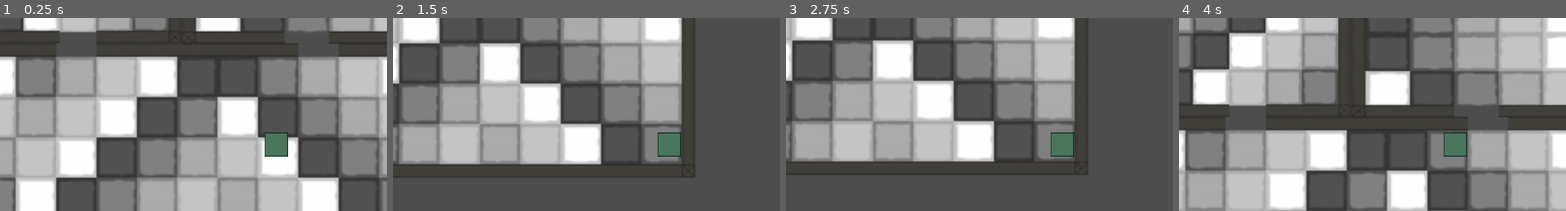
Above: before the commit, frames 1-4 (left to right).
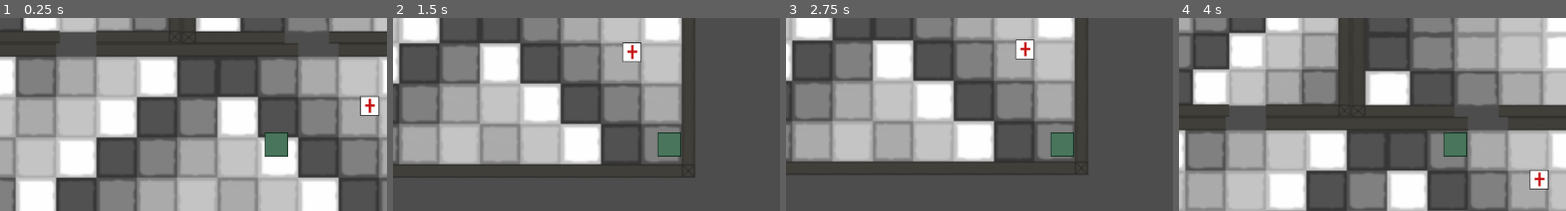
Above: after the commit, the same moments.

Repository: BZOgletree/piratesoftware-game-jab-01-2025
Game: Godot game, scene res://Scenes/Floor5 (Second Level)/floor_5_level_2.tscn
The game is run twice, just before and just after one commit, with the same random seed, the same clock (stepped at 60 frames per second) and the same inputs. This scene is started directly instead of the project's main scene.
Inputs:
- Up to frame 1 (0.25 s): no input
- Up to frame 2 (1.5 s): hold D (Right) 0.53-1.28 s; tap E (Bite) at 0.6 s; hold S (Down) from 1.28 s (still down); tap Q (Claw) at 1.35 s
- Up to frame 3 (2.75 s): tap Enter at 2 s; release S (Down) at 2.03 s; hold D (Right) from 2.03 s (still down); tap E (Bite) at 2.1 s
- Up to frame 4 (4 s): tap Space at 2.75 s; release D (Right) at 2.78 s; hold W (Up) 2.78-3.53 s; tap Q (Claw) at 2.85 s; hold A (Left) from 3.53 s (still down); tap E (Bite) at 3.6 s
The pictures show only the part of the screen within x 14-64%, y 24-74%; the shares and areas given below are measured in that part.

The runs differ from the first frame. In frame 1, 0.5% of the frame differs, in the area x 92-98%, y 40-51%; in frame 2, 0.5%; in frame 3, 0.5%, in the area x 59-65%, y 11-22%; in frame 4, 0.5%.
Error after the commit: Invalid access to property or key 'global_position' on a base object of type 'Nil'. (res://Scripts/target.gd:50)

Commit message:
Floor 6 mapped

Diff:
--- a/game-jam-2025/Scenes/Floor5 (Second Level)/floor_5_level_2.tscn
+++ b/game-jam-2025/Scenes/Floor5 (Second Level)/floor_5_level_2.tscn
@@ -1,10 +1,11 @@
-[gd_scene load_steps=6 format=3 uid="uid://crp6snhlaouel"]
+[gd_scene load_steps=7 format=3 uid="uid://crp6snhlaouel"]
 
 [ext_resource type="PackedScene" uid="uid://dxr2c2s06ssrf" path="res://Scenes/Floor5 (Second Level)/floor_5_(second_level).tscn" id="1_ax2td"]
 [ext_resource type="PackedScene" uid="uid://budn5kngr202o" path="res://Scenes/player.tscn" id="2_6bwcw"]
 [ext_resource type="PackedScene" uid="uid://6s2y2bkxqfef" path="res://Scenes/hud.tscn" id="3_o4ibg"]
 [ext_resource type="PackedScene" uid="uid://bcosepain78m5" path="res://Scenes/stopwatch.tscn" id="4_ghnu4"]
 [ext_resource type="PackedScene" uid="uid://b5onfjpq3c8uj" path="res://Scenes/escape_location.tscn" id="5_s2phr"]
+[ext_resource type="PackedScene" uid="uid://ua7jj7xp0xja" path="res://Scenes/target.tscn" id="6_0ychp"]
 
 [node name="floor-2-level" type="Node2D"]
 position = Vector2(-720.814, -352.398)
@@ -24,3 +25,7 @@
 
 [node name="EscapeLocation" parent="." instance=ExtResource("5_s2phr")]
 position = Vector2(126.403, 58.4074)
+
+[node name="Target" parent="." node_paths=PackedStringArray("player") instance=ExtResource("6_0ychp")]
+position = Vector2(1463.45, 547.908)
+player = NodePath("../Player")
--- /dev/null
+++ b/game-jam-2025/Scenes/Floor6 (First level)/f_6r_1_4.tscn
@@ -0,0 +1,63 @@
+[gd_scene load_steps=9 format=3 uid="uid://d1b113nhkwvla"]
+
+[ext_resource type="Texture2D" uid="uid://enxind4ovc18" path="res://Assets/Floor6/F6R1-4.png" id="1_60irg"]
+
+[sub_resource type="NavigationPolygon" id="NavigationPolygon_alket"]
+vertices = PackedVector2Array(279.305, 131.523, 283.547, 222.031, 193.039, 219.203, 190.211, 288.5, 174.656, 287.086, 170.414, 220.617, -191.625, 222.031, -282.133, 222.031, -283.547, -224.859, 283.547, -224.859, 283.547, -137.18, -171.828, 223.445, -173.242, 315.367, -187.383, 315.367, 282.133, -108.891, 344.359, -137.18, 345.773, -117.383, 282.133, 101.82, 352.844, 123.039, 352.844, 108.891)
+polygons = Array[PackedInt32Array]([PackedInt32Array(0, 1, 2), PackedInt32Array(2, 3, 4, 5), PackedInt32Array(6, 7, 8, 9, 10), PackedInt32Array(11, 12, 13, 6), PackedInt32Array(2, 5, 11, 6, 10, 14), PackedInt32Array(15, 16, 14, 10), PackedInt32Array(2, 14, 17, 0), PackedInt32Array(18, 0, 17, 19)])
+outlines = Array[PackedVector2Array]([PackedVector2Array(-283.55, -224.86, 283.55, -224.86, 283.55, -137.179, 344.361, -137.179, 345.775, -117.38, 282.136, -108.894, 282.136, 101.823, 352.846, 108.894, 352.846, 123.037, 279.307, 131.522, 283.55, 222.032, 193.04, 219.203, 190.212, 288.5, 174.655, 287.085, 170.413, 220.617, -171.827, 223.446, -173.241, 315.37, -187.383, 315.37, -191.626, 222.032, -282.136, 222.032)])
+agent_radius = 0.0
+
+[sub_resource type="TileSetAtlasSource" id="TileSetAtlasSource_krdja"]
+texture = ExtResource("1_60irg")
+16:20/size_in_atlas = Vector2i(38, 31)
+16:20/0 = 0
+16:20/0/physics_layer_0/polygon_0/points = PackedVector2Array(283.55, -137.179, 284.964, -226.274, -284.964, -226.274, -286.378, 222.032, -195.869, 220.617, -195.869, 233.345, -296.278, 233.345, -294.864, -237.588, 294.864, -236.174, 294.864, -140.007)
+16:20/0/navigation_layer_0/polygon = SubResource("NavigationPolygon_alket")
+
+[sub_resource type="TileSet" id="TileSet_6u5d6"]
+physics_layer_0/collision_layer = 1
+navigation_layer_0/layers = 1
+sources/0 = SubResource("TileSetAtlasSource_krdja")
+
+[sub_resource type="RectangleShape2D" id="RectangleShape2D_0vh7s"]
+size = Vector2(7.10236, 206.595)
+
+[sub_resource type="RectangleShape2D" id="RectangleShape2D_s2it5"]
+size = Vector2(8.16187, 97.6752)
+
+[sub_resource type="RectangleShape2D" id="RectangleShape2D_xdvik"]
+size = Vector2(95.3517, 7.62085)
+
+[sub_resource type="RectangleShape2D" id="RectangleShape2D_51or7"]
+size = Vector2(323.136, 7.62085)
+
+[node name="F6R1-4" type="Node2D"]
+
+[node name="TileMapLayer" type="TileMapLayer" parent="."]
+tile_map_data = PackedByteArray(0, 0, 0, 0, 0, 0, 0, 0, 16, 0, 20, 0, 0, 0)
+tile_set = SubResource("TileSet_6u5d6")
+
+[node name="StaticBody2D" type="StaticBody2D" parent="."]
+
+[node name="CollisionShape2D" type="CollisionShape2D" parent="StaticBody2D"]
+position = Vector2(298.677, 7.68575)
+shape = SubResource("RectangleShape2D_0vh7s")
+
+[node name="StaticBody2D2" type="StaticBody2D" parent="."]
+
+[node name="CollisionShape2D" type="CollisionShape2D" parent="StaticBody2D2"]
+position = Vector2(298.147, 192.46)
+shape = SubResource("RectangleShape2D_s2it5")
+
+[node name="StaticBody2D3" type="StaticBody2D" parent="."]
+
+[node name="CollisionShape2D" type="CollisionShape2D" parent="StaticBody2D3"]
+position = Vector2(253.492, 238.546)
+shape = SubResource("RectangleShape2D_xdvik")
+
+[node name="StaticBody2D4" type="StaticBody2D" parent="."]
+
+[node name="CollisionShape2D" type="CollisionShape2D" parent="StaticBody2D4"]
+position = Vector2(9.28624, 237.487)
+shape = SubResource("RectangleShape2D_51or7")
--- /dev/null
+++ b/game-jam-2025/Scenes/Floor6 (First level)/f_6r_5_6.tscn
@@ -0,0 +1,90 @@
+[gd_scene load_steps=12 format=3 uid="uid://e3fu6v7r1j76"]
+
+[ext_resource type="Texture2D" uid="uid://b1jp4owkby5g" path="res://Assets/Floor6/F6R5-6.png" id="1_75r75"]
+
+[sub_resource type="NavigationPolygon" id="NavigationPolygon_mb3yd"]
+vertices = PackedVector2Array(-282.5, -133, 283.5, -133, 325.5, -127, 323.5, -120, 282.5, -109, -283.5, -111, -360.5, -131, -166.5, 221, -170.5, 281, -183.5, 279, -189.5, 221, -284.5, -225, 283.5, -223, -360.5, -110, -282.5, 221, -281.5, 135, -279.5, 104, 282.5, 131, 282.5, 221, 190.5, 220, 283.5, 108, 192.5, 278, 177.5, 279, 166.5, 220, 334.5, 111, 335.5, 125, -347.5, 109, -348.5, 123)
+polygons = Array[PackedInt32Array]([PackedInt32Array(0, 1, 2, 3, 4, 5, 6), PackedInt32Array(7, 8, 9, 10), PackedInt32Array(0, 11, 12, 1), PackedInt32Array(5, 13, 6), PackedInt32Array(10, 14, 15, 16), PackedInt32Array(17, 18, 19, 16), PackedInt32Array(16, 5, 4, 20, 17), PackedInt32Array(19, 21, 22, 23), PackedInt32Array(24, 25, 17, 20), PackedInt32Array(16, 19, 23), PackedInt32Array(16, 23, 7, 10), PackedInt32Array(26, 16, 15, 27)])
+outlines = Array[PackedVector2Array]([PackedVector2Array(-282.5, -133, -284.5, -225, 283.5, -223, 283.5, -133, 325.5, -127, 323.5, -120, 282.5, -109, 283.5, 108, 334.5, 111, 335.5, 125, 282.5, 131, 282.5, 221, 190.5, 220, 192.5, 278, 177.5, 279, 166.5, 220, -166.5, 221, -170.5, 281, -183.5, 279, -189.5, 221, -282.5, 221, -281.5, 135, -348.5, 123, -347.5, 109, -279.5, 104, -283.5, -111, -360.5, -110, -360.5, -131)])
+agent_radius = 0.0
+
+[sub_resource type="TileSetAtlasSource" id="TileSetAtlasSource_k6xkw"]
+texture = ExtResource("1_75r75")
+16:20/size_in_atlas = Vector2i(38, 31)
+16:20/0 = 0
+16:20/0/physics_layer_0/polygon_0/points = PackedVector2Array(-284.964, -138.593, -296.278, -138.593, -294.864, -236.174, 294.864, -234.759, 297.692, -137.179, 283.55, -137.179, 282.136, -224.86, -283.55, -227.688)
+16:20/0/navigation_layer_0/polygon = SubResource("NavigationPolygon_mb3yd")
+
+[sub_resource type="TileSet" id="TileSet_pnvar"]
+physics_layer_0/collision_layer = 1
+navigation_layer_0/layers = 1
+sources/0 = SubResource("TileSetAtlasSource_k6xkw")
+
+[sub_resource type="RectangleShape2D" id="RectangleShape2D_hxfjr"]
+size = Vector2(7, 208)
+
+[sub_resource type="RectangleShape2D" id="RectangleShape2D_wwjyh"]
+size = Vector2(326, 8)
+
+[sub_resource type="RectangleShape2D" id="RectangleShape2D_r05tf"]
+size = Vector2(7, 99)
+
+[sub_resource type="RectangleShape2D" id="RectangleShape2D_ari2f"]
+size = Vector2(95, 8)
+
+[sub_resource type="RectangleShape2D" id="RectangleShape2D_6qkx7"]
+size = Vector2(7, 205)
+
+[sub_resource type="RectangleShape2D" id="RectangleShape2D_rlsni"]
+size = Vector2(11, 100)
+
+[sub_resource type="RectangleShape2D" id="RectangleShape2D_5h8cr"]
+size = Vector2(96, 8)
+
+[node name="F6R5-6" type="Node2D"]
+
+[node name="TileMapLayer" type="TileMapLayer" parent="."]
+tile_map_data = PackedByteArray(0, 0, 0, 0, 0, 0, 0, 0, 16, 0, 20, 0, 0, 0)
+tile_set = SubResource("TileSet_pnvar")
+
+[node name="StaticBody2D" type="StaticBody2D" parent="."]
+
+[node name="CollisionShape2D" type="CollisionShape2D" parent="StaticBody2D"]
+position = Vector2(-282.5, 7)
+shape = SubResource("RectangleShape2D_hxfjr")
+
+[node name="StaticBody2D2" type="StaticBody2D" parent="."]
+
+[node name="CollisionShape2D" type="CollisionShape2D" parent="StaticBody2D2"]
+position = Vector2(9, 238)
+shape = SubResource("RectangleShape2D_wwjyh")
+
+[node name="StaticBody2D3" type="StaticBody2D" parent="."]
+
+[node name="CollisionShape2D" type="CollisionShape2D" parent="StaticBody2D3"]
+position = Vector2(-281.5, 191.5)
+shape = SubResource("RectangleShape2D_r05tf")
+
+[node name="StaticBody2D4" type="StaticBody2D" parent="."]
+
+[node name="CollisionShape2D" type="CollisionShape2D" parent="StaticBody2D4"]
+position = Vector2(-235.5, 238)
+shape = SubResource("RectangleShape2D_ari2f")
+
+[node name="StaticBody2D5" type="StaticBody2D" parent="."]
+
+[node name="CollisionShape2D" type="CollisionShape2D" parent="StaticBody2D5"]
+position = Vector2(298.5, 7.5)
+shape = SubResource("RectangleShape2D_6qkx7")
+
+[node name="StaticBody2D6" type="StaticBody2D" parent="."]
+
+[node name="CollisionShape2D" type="CollisionShape2D" parent="StaticBody2D6"]
+position = Vector2(299.5, 193)
+shape = SubResource("RectangleShape2D_rlsni")
+
+[node name="StaticBody2D7" type="StaticBody2D" parent="."]
+
+[node name="CollisionShape2D" type="CollisionShape2D" parent="StaticBody2D7"]
+position = Vector2(255, 238)
+shape = SubResource("RectangleShape2D_5h8cr")
--- /dev/null
+++ b/game-jam-2025/Scenes/Floor6 (First level)/f_6r_7_8.tscn
@@ -0,0 +1,117 @@
+[gd_scene load_steps=15 format=3 uid="uid://dcu5wil4rc25d"]
+
+[ext_resource type="Texture2D" uid="uid://b7ee58n8cy7lg" path="res://Assets/Floor6/F6R7-8.png" id="1_27ti4"]
+
+[sub_resource type="NavigationPolygon" id="NavigationPolygon_6rcqa"]
+vertices = PackedVector2Array(-167.5, 219, -167.5, 276, -186.5, 274, -194.5, 218, -350.5, 127, -352.5, 109, -283.5, 107, -283.5, 129, 167.5, -303, 183.5, -305, 191.5, -223, 168.5, -225, -281.5, -134, -283.5, -224, -190.5, -224, -166.5, -222, 347.5, 110, 348.5, 126, 283.5, 129, 282.5, 107, 283.5, 221, 194.5, 220, 165.5, 218, 283.5, -223, 283.5, -133, 191.5, 271, 174.5, 270, 326.5, -130, 327.5, -114, 283.5, -111, -281.5, -110, -343.5, -114, -342.5, -131, -280.5, 220, -191.5, -278, -179.5, -280)
+polygons = Array[PackedInt32Array]([PackedInt32Array(0, 1, 2, 3), PackedInt32Array(4, 5, 6, 7), PackedInt32Array(8, 9, 10, 11), PackedInt32Array(12, 13, 14, 15), PackedInt32Array(16, 17, 18, 19), PackedInt32Array(18, 20, 21, 22, 19), PackedInt32Array(10, 23, 24, 0), PackedInt32Array(21, 25, 26, 22), PackedInt32Array(27, 28, 29, 24), PackedInt32Array(30, 31, 32, 12), PackedInt32Array(3, 33, 7, 6), PackedInt32Array(34, 35, 15, 14), PackedInt32Array(0, 30, 12, 15, 11, 10), PackedInt32Array(29, 19, 22, 0, 24), PackedInt32Array(6, 30, 0, 3)])
+outlines = Array[PackedVector2Array]([PackedVector2Array(-283.5, -224, -190.5, -224, -191.5, -278, -179.5, -280, -166.5, -222, 168.5, -225, 167.5, -303, 183.5, -305, 191.5, -223, 283.5, -223, 283.5, -133, 326.5, -130, 327.5, -114, 283.5, -111, 282.5, 107, 347.5, 110, 348.5, 126, 283.5, 129, 283.5, 221, 194.5, 220, 191.5, 271, 174.5, 270, 165.5, 218, -167.5, 219, -167.5, 276, -186.5, 274, -194.5, 218, -280.5, 220, -283.5, 129, -350.5, 127, -352.5, 109, -283.5, 107, -281.5, -110, -343.5, -114, -342.5, -131, -281.5, -134)])
+agent_radius = 0.0
+
+[sub_resource type="TileSetAtlasSource" id="TileSetAtlasSource_5yix7"]
+texture = ExtResource("1_27ti4")
+16:20/size_in_atlas = Vector2i(38, 31)
+16:20/0 = 0
+16:20/0/physics_layer_0/polygon_0/points = PackedVector2Array(-284.5, -136, -284.5, -226, -195.5, -225, -196.5, -236, -294.5, -237, -296.5, -137)
+16:20/0/navigation_layer_0/polygon = SubResource("NavigationPolygon_6rcqa")
+
+[sub_resource type="TileSet" id="TileSet_l8eip"]
+physics_layer_0/collision_layer = 1
+navigation_layer_0/layers = 1
+sources/0 = SubResource("TileSetAtlasSource_5yix7")
+
+[sub_resource type="RectangleShape2D" id="RectangleShape2D_pa05e"]
+size = Vector2(9.5256, 209.497)
+
+[sub_resource type="RectangleShape2D" id="RectangleShape2D_ta34a"]
+size = Vector2(7.41623, 99.3133)
+
+[sub_resource type="RectangleShape2D" id="RectangleShape2D_lwn37"]
+size = Vector2(94.2922, 9.25894)
+
+[sub_resource type="RectangleShape2D" id="RectangleShape2D_j7xqb"]
+size = Vector2(326.305, 7.14001)
+
+[sub_resource type="RectangleShape2D" id="RectangleShape2D_l7ne2"]
+size = Vector2(102.758, 10.3184)
+
+[sub_resource type="RectangleShape2D" id="RectangleShape2D_lhx38"]
+size = Vector2(7.40668, 97.1944)
+
+[sub_resource type="RectangleShape2D" id="RectangleShape2D_1ga5q"]
+size = Vector2(9.52563, 209.497)
+
+[sub_resource type="RectangleShape2D" id="RectangleShape2D_ak4gj"]
+size = Vector2(97.4706, 9.25894)
+
+[sub_resource type="RectangleShape2D" id="RectangleShape2D_k4kj5"]
+size = Vector2(7.40674, 95.0754)
+
+[sub_resource type="RectangleShape2D" id="RectangleShape2D_tx5k4"]
+size = Vector2(325.255, 9.259)
+
+[node name="F6R7-8" type="Node2D"]
+
+[node name="TileMapLayer" type="TileMapLayer" parent="."]
+tile_map_data = PackedByteArray(0, 0, 0, 0, 0, 0, 0, 0, 16, 0, 20, 0, 0, 0)
+tile_set = SubResource("TileSet_l8eip")
+
+[node name="StaticBody2D" type="StaticBody2D" parent="."]
+
+[node name="CollisionShape2D" type="CollisionShape2D" parent="StaticBody2D"]
+position = Vector2(-281.757, 5.75381)
+shape = SubResource("RectangleShape2D_pa05e")
+
+[node name="StaticBody2D2" type="StaticBody2D" parent="."]
+
+[node name="CollisionShape2D" type="CollisionShape2D" parent="StaticBody2D2"]
+position = Vector2(-281.762, 191.16)
+shape = SubResource("RectangleShape2D_ta34a")
+
+[node name="StaticBody2D3" type="StaticBody2D" parent="."]
+
+[node name="CollisionShape2D" type="CollisionShape2D" parent="StaticBody2D3"]
+position = Vector2(-235.145, 237.246)
+shape = SubResource("RectangleShape2D_lwn37")
+
+[node name="StaticBody2D4" type="StaticBody2D" parent="."]
+
+[node name="CollisionShape2D" type="CollisionShape2D" parent="StaticBody2D4"]
+position = Vector2(8.00607, 238.306)
+shape = SubResource("RectangleShape2D_j7xqb")
+
+[node name="StaticBody2D5" type="StaticBody2D" parent="."]
+
+[node name="CollisionShape2D" type="CollisionShape2D" parent="StaticBody2D5"]
+position = Vector2(253.272, 237.776)
+shape = SubResource("RectangleShape2D_l7ne2")
+
+[node name="StaticBody2D6" type="StaticBody2D" parent="."]
+
+[node name="CollisionShape2D" type="CollisionShape2D" parent="StaticBody2D6"]
+position = Vector2(298.829, 193.279)
+shape = SubResource("RectangleShape2D_lhx38")
+
+[node name="StaticBody2D7" type="StaticBody2D" parent="."]
+
+[node name="CollisionShape2D" type="CollisionShape2D" parent="StaticBody2D7"]
+position = Vector2(299.888, 6.81329)
+shape = SubResource("RectangleShape2D_1ga5q")
+
+[node name="StaticBody2D8" type="StaticBody2D" parent="."]
+
+[node name="CollisionShape2D" type="CollisionShape2D" parent="StaticBody2D8"]
+position = Vector2(253.797, -222.56)
+shape = SubResource("RectangleShape2D_ak4gj")
+
+[node name="StaticBody2D9" type="StaticBody2D" parent="."]
+
+[node name="CollisionShape2D" type="CollisionShape2D" parent="StaticBody2D9"]
+position = Vector2(298.829, -178.593)
+shape = SubResource("RectangleShape2D_k4kj5")
+
+[node name="StaticBody2D10" type="StaticBody2D" parent="."]
+
+[node name="CollisionShape2D" type="CollisionShape2D" parent="StaticBody2D10"]
+position = Vector2(8.53122, -222.56)
+shape = SubResource("RectangleShape2D_tx5k4")
--- /dev/null
+++ b/game-jam-2025/Scenes/Floor6 (First level)/f_6r_9.tscn
@@ -0,0 +1,90 @@
+[gd_scene load_steps=12 format=3 uid="uid://org54ecohfiq"]
+
+[ext_resource type="Texture2D" uid="uid://daxwmbx421jom" path="res://Assets/Floor6/F6R9.png" id="1_b2mma"]
+
+[sub_resource type="NavigationPolygon" id="NavigationPolygon_kbt1l"]
+vertices = PackedVector2Array(-359.5, -101, -364.5, -126, -284.5, -124, -283.5, -103, -168.5, 226, -168.5, 284, -185.5, 282, -195.5, 225, 169.5, -285, 184.5, -288, 193.5, -215, 170.5, -217, -282.5, 229, -282.5, 137, -166.5, -215, -350.5, 138, -352.5, 120, -283.5, 115, 283.5, -216, 283.5, 230, 190.5, 229, 190.5, 276, 176.5, 276, 170.5, 229, -282.5, -216, -191.5, -216, -179.5, -280, -193.5, -278)
+polygons = Array[PackedInt32Array]([PackedInt32Array(0, 1, 2, 3), PackedInt32Array(4, 5, 6, 7), PackedInt32Array(8, 9, 10, 11), PackedInt32Array(7, 12, 13, 14), PackedInt32Array(15, 16, 17, 13), PackedInt32Array(10, 18, 19, 20), PackedInt32Array(20, 21, 22, 23), PackedInt32Array(14, 11, 10, 20, 23, 4, 7), PackedInt32Array(2, 24, 25, 14, 3), PackedInt32Array(14, 13, 17, 3), PackedInt32Array(26, 14, 25, 27)])
+outlines = Array[PackedVector2Array]([PackedVector2Array(-284.5, -124, -282.5, -216, -191.5, -216, -193.5, -278, -179.5, -280, -166.5, -215, 170.5, -217, 169.5, -285, 184.5, -288, 193.5, -215, 283.5, -216, 283.5, 230, 190.5, 229, 190.5, 276, 176.5, 276, 170.5, 229, -168.5, 226, -168.5, 284, -185.5, 282, -195.5, 225, -282.5, 229, -282.5, 137, -350.5, 138, -352.5, 120, -283.5, 115, -283.5, -103, -359.5, -101, -364.5, -126)])
+agent_radius = 0.0
+
+[sub_resource type="TileSetAtlasSource" id="TileSetAtlasSource_m4kj8"]
+texture = ExtResource("1_b2mma")
+16:20/size_in_atlas = Vector2i(38, 30)
+16:20/0 = 0
+16:20/0/physics_layer_0/polygon_0/points = PackedVector2Array(195.5, 231, 285.5, 230, 284.5, -218, 194.5, -217, 194.5, -229, 294.5, -229, 294.5, 241, 195.5, 240)
+16:20/0/navigation_layer_0/polygon = SubResource("NavigationPolygon_kbt1l")
+
+[sub_resource type="TileSet" id="TileSet_avj2n"]
+physics_layer_0/collision_layer = 1
+navigation_layer_0/layers = 1
+sources/0 = SubResource("TileSetAtlasSource_m4kj8")
+
+[sub_resource type="RectangleShape2D" id="RectangleShape2D_061ub"]
+size = Vector2(327.48, 8.49316)
+
+[sub_resource type="RectangleShape2D" id="RectangleShape2D_tcu0u"]
+size = Vector2(98.4173, 8.71944)
+
+[sub_resource type="RectangleShape2D" id="RectangleShape2D_34pjk"]
+size = Vector2(6.2908, 104.075)
+
+[sub_resource type="RectangleShape2D" id="RectangleShape2D_xybmf"]
+size = Vector2(327.036, 8.63348)
+
+[sub_resource type="RectangleShape2D" id="RectangleShape2D_1gi6w"]
+size = Vector2(95.0577, 8.63348)
+
+[sub_resource type="RectangleShape2D" id="RectangleShape2D_dv75e"]
+size = Vector2(8.96048, 208.192)
+
+[sub_resource type="RectangleShape2D" id="RectangleShape2D_2tibi"]
+size = Vector2(9.6279, 99.4456)
+
+[node name="F6R9" type="Node2D"]
+
+[node name="TileMapLayer" type="TileMapLayer" parent="."]
+tile_map_data = PackedByteArray(0, 0, 0, 0, 0, 0, 0, 0, 16, 0, 20, 0, 0, 0)
+tile_set = SubResource("TileSet_avj2n")
+
+[node name="StaticBody2D" type="StaticBody2D" parent="."]
+
+[node name="CollisionShape2D" type="CollisionShape2D" parent="StaticBody2D"]
+position = Vector2(9.2708, -215.366)
+shape = SubResource("RectangleShape2D_061ub")
+
+[node name="StaticBody2D2" type="StaticBody2D" parent="."]
+
+[node name="CollisionShape2D" type="CollisionShape2D" parent="StaticBody2D2"]
+position = Vector2(-237.41, -215.921)
+shape = SubResource("RectangleShape2D_tcu0u")
+
+[node name="StaticBody2D3" type="StaticBody2D" parent="."]
+
+[node name="CollisionShape2D" type="CollisionShape2D" parent="StaticBody2D3"]
+position = Vector2(-282.138, -168.867)
+shape = SubResource("RectangleShape2D_34pjk")
+
+[node name="StaticBody2D4" type="StaticBody2D" parent="."]
+
+[node name="CollisionShape2D" type="CollisionShape2D" parent="StaticBody2D4"]
+position = Vector2(9.04854, 245.267)
+shape = SubResource("RectangleShape2D_xybmf")
+
+[node name="StaticBody2D5" type="StaticBody2D" parent="."]
+
+[node name="CollisionShape2D" type="CollisionShape2D" parent="StaticBody2D5"]
+position = Vector2(-235.753, 243.932)
+shape = SubResource("RectangleShape2D_1gi6w")
+
+[node name="StaticBody2D6" type="StaticBody2D" parent="."]
+
+[node name="CollisionShape2D" type="CollisionShape2D" parent="StaticBody2D6"]
+position = Vector2(-282.138, 14.673)
+shape = SubResource("RectangleShape2D_dv75e")
+
+[node name="StaticBody2D7" type="StaticBody2D" parent="."]
+
+[node name="CollisionShape2D" type="CollisionShape2D" parent="StaticBody2D7"]
+position = Vector2(-283.139, 197.858)
+shape = SubResource("RectangleShape2D_2tibi")
--- /dev/null
+++ b/game-jam-2025/Scenes/Floor6 (First level)/f_6r_peaks.tscn
@@ -0,0 +1,36 @@
+[gd_scene load_steps=6 format=3 uid="uid://1fbbg8ovpbak"]
+
+[ext_resource type="Texture2D" uid="uid://cg7l57d72wnbl" path="res://Assets/Floor6/F6RPeaks.png" id="1_ptv76"]
+
+[sub_resource type="NavigationPolygon" id="NavigationPolygon_08ehn"]
+vertices = PackedVector2Array(-169.5, 221, -168.5, 301, -190.5, 301, -192.5, 221, -282.5, 222, -283.5, -225, 284.5, -225, 168.5, 222, 284.5, 220, 192.5, 223, 172.5, 280, 192.5, 279)
+polygons = Array[PackedInt32Array]([PackedInt32Array(0, 1, 2, 3), PackedInt32Array(3, 4, 5, 6), PackedInt32Array(0, 3, 6), PackedInt32Array(7, 0, 6, 8), PackedInt32Array(7, 8, 9), PackedInt32Array(10, 7, 9, 11)])
+outlines = Array[PackedVector2Array]([PackedVector2Array(-192.5, 221, -282.5, 222, -283.5, -225, 284.5, -225, 284.5, 220, 192.5, 223, 192.5, 279, 172.5, 280, 168.5, 222, -169.5, 221, -168.5, 301, -190.5, 301)])
+agent_radius = 0.0
+
+[sub_resource type="TileSetAtlasSource" id="TileSetAtlasSource_1hax6"]
+texture = ExtResource("1_ptv76")
+16:20/size_in_atlas = Vector2i(38, 31)
+16:20/0 = 0
+16:20/0/physics_layer_0/polygon_0/points = PackedVector2Array(-194.5, 223, -193.5, 232, -295.5, 231, -295.5, -237, 294.5, -235, 294.5, 233, 194.5, 233, 194.5, 222, 284.5, 223, 284.5, -225, -284.5, -226, -284.5, 221)
+16:20/0/navigation_layer_0/polygon = SubResource("NavigationPolygon_08ehn")
+
+[sub_resource type="TileSet" id="TileSet_0gk4s"]
+physics_layer_0/collision_layer = 1
+navigation_layer_0/layers = 1
+sources/0 = SubResource("TileSetAtlasSource_1hax6")
+
+[sub_resource type="RectangleShape2D" id="RectangleShape2D_8l1hq"]
+size = Vector2(329, 7)
+
+[node name="F6RPeaks" type="Node2D"]
+
+[node name="TileMapLayer" type="TileMapLayer" parent="."]
+tile_map_data = PackedByteArray(0, 0, 0, 0, 0, 0, 0, 0, 16, 0, 20, 0, 0, 0)
+tile_set = SubResource("TileSet_0gk4s")
+
+[node name="StaticBody2D" type="StaticBody2D" parent="."]
+
+[node name="CollisionShape2D" type="CollisionShape2D" parent="StaticBody2D"]
+position = Vector2(7.5, 237.5)
+shape = SubResource("RectangleShape2D_8l1hq")
--- /dev/null
+++ b/game-jam-2025/Scenes/Floor6 (First level)/floor_6_map.tscn
@@ -0,0 +1,51 @@
+[gd_scene load_steps=6 format=3 uid="uid://x4ystqk34ocr"]
+
+[ext_resource type="PackedScene" uid="uid://d1b113nhkwvla" path="res://Scenes/Floor6 (First level)/f_6r_1_4.tscn" id="1_205kn"]
+[ext_resource type="PackedScene" uid="uid://e3fu6v7r1j76" path="res://Scenes/Floor6 (First level)/f_6r_5_6.tscn" id="2_s34c3"]
+[ext_resource type="PackedScene" uid="uid://dcu5wil4rc25d" path="res://Scenes/Floor6 (First level)/f_6r_7_8.tscn" id="3_p1jha"]
+[ext_resource type="PackedScene" uid="uid://org54ecohfiq" path="res://Scenes/Floor6 (First level)/f_6r_9.tscn" id="4_mqc71"]
+[ext_resource type="PackedScene" uid="uid://1fbbg8ovpbak" path="res://Scenes/Floor6 (First level)/f_6r_peaks.tscn" id="5_727tl"]
+
+[node name="Floor6Map" type="Node2D"]
+
+[node name="F6R1-4" parent="." instance=ExtResource("1_205kn")]
+position = Vector2(-651.421, 6.84045)
+scale = Vector2(1, -1)
+
+[node name="F6R5-6" parent="." instance=ExtResource("2_s34c3")]
+position = Vector2(-69.254, 7.90143)
+scale = Vector2(1, -1)
+
+[node name="F6R7-8" parent="." instance=ExtResource("3_p1jha")]
+position = Vector2(-69.3844, -469.443)
+
+[node name="F6R9" parent="." instance=ExtResource("4_mqc71")]
+position = Vector2(-635.774, -476.019)
+scale = Vector2(-1, 1)
+
+[node name="F6RPeaks" parent="." instance=ExtResource("5_727tl")]
+position = Vector2(-650.606, -929.47)
+
+[node name="F6R1-5" parent="." instance=ExtResource("1_205kn")]
+position = Vector2(1109.38, 9.72168)
+scale = Vector2(-1, -1)
+
+[node name="F6R5-7" parent="." instance=ExtResource("2_s34c3")]
+position = Vector2(512.179, 9.72168)
+scale = Vector2(1, -1)
+
+[node name="F6R7-9" parent="." instance=ExtResource("3_p1jha")]
+position = Vector2(513.9, -466.13)
+
+[node name="F6R1-6" parent="." instance=ExtResource("1_205kn")]
+position = Vector2(531.524, -925.107)
+scale = Vector2(-1, 1)
+
+[node name="F6R1-7" parent="." instance=ExtResource("1_205kn")]
+position = Vector2(-68.3373, -926.872)
+
+[node name="F6R10" parent="." instance=ExtResource("4_mqc71")]
+position = Vector2(1094.52, -473.813)
+
+[node name="F6RPeaks2" parent="." instance=ExtResource("5_727tl")]
+position = Vector2(1096.4, -924.985)
